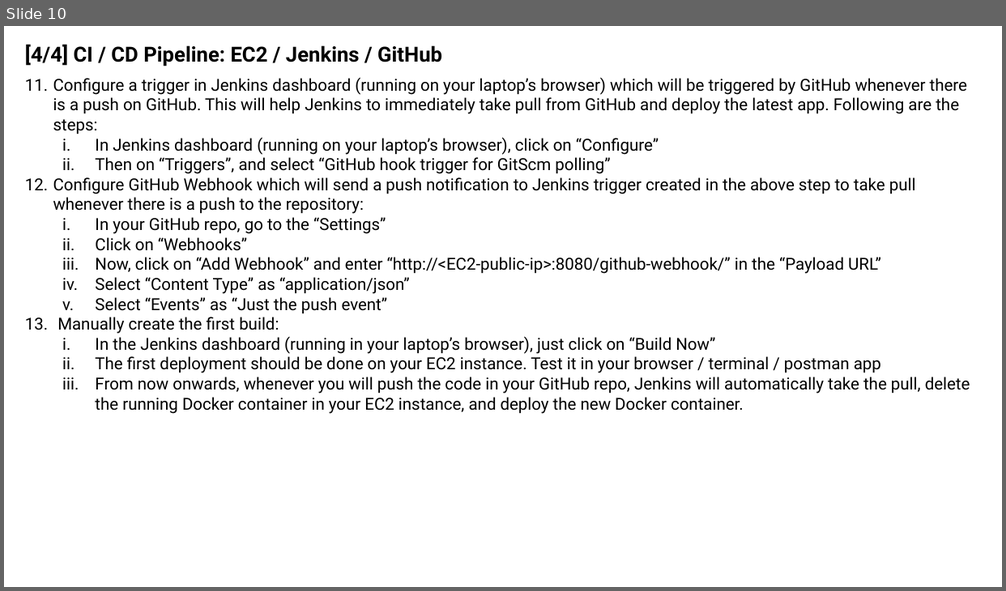
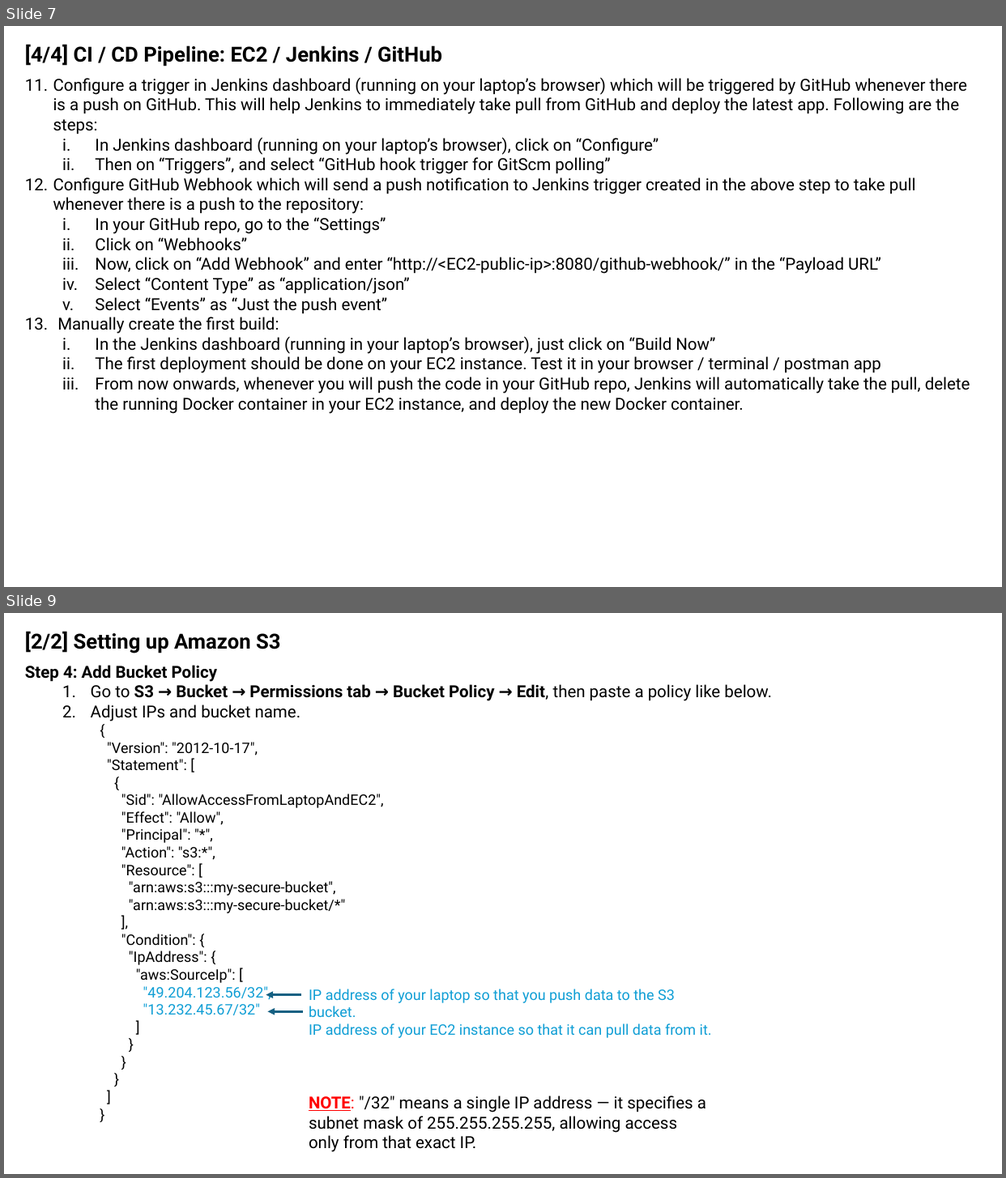
Before and after one commit to sansinghsanjay/sanjays_app, a slide deck: architecture.pptx. Shown one above the other, each under a label of ours: slide 10 before the commit, slides 7 and 9 after it; the slides between them are not shown. The pictures are 1006x591 and 1006x1178 pixels, drawn with LibreOffice and Linux fonts; fonts in the diff are those of the drawing; background and template pictures are left out. Boxes give left, top, right and bottom in pixels: in the first picture for what was removed or moved away, otherwise in the second. Text is boxed around its words. In the diff, an @@ line names an element or a change of style, - is before the commit and + after.

```diff
--- a/architecture.pptx
+++ b/architecture.pptx
@@ slide 9 added at (4, 613, 1002, 1174), background #FFFFFF @@
@@ text added at (25, 631, 281, 653), 20 pt, text #000000, bold @@
+[2/2] Setting up Amazon S3
@@ text added at (25, 665, 772, 1016), 14 pt, text #000000 @@
+Step 4: Add Bucket Policy
+  1. Go to S3 → Bucket → Permissions tab → Bucket Policy → Edit, then paste a policy like below.
+  2. Adjust IPs and bucket name.
+    {
+    "Version": "2012-10-17",
+    "Statement": [
+    {
+    "Sid": "AllowAccessFromLaptopAndEC2",
+    "Effect": "Allow",
+    "Principal": "*",
+    "Action": "s3:*",
+    "Resource": [
+    "arn:aws:s3:::my-secure-bucket",
+    "arn:aws:s3:::my-secure-bucket/*"
+    ],
+    "Condition": {
+    "IpAddress": {
+    "aws:SourceIp": [
+    "49.204.123.56/32",
+    "13.232.45.67/32"
+    ]
+    }
+    }
+    }
+    ]
+    }
@@ arrow added from (301, 995) to (266, 995), #156082 2.25 pt @@
@@ text added at (309, 989, 712, 1038), 14 pt, text #0F9ED5 @@
+IP address of your laptop so that you push data to the S3 bucket.
+IP address of your EC2 instance so that it can pull data from it.
@@ arrow added from (303, 1012) to (267, 1012), #156082 2.25 pt @@
@@ text added at (309, 1096, 706, 1152), 16 pt, text #000000 @@
+NOTE: "/32" means a single IP address — it specifies a subnet mask of 255.255.255.255, allowing access only from that exact IP.
@@ what was slide 10 is now slide 7 @@
```
Also in this commit, not shown: 7 other slides added, 13 slides removed, 3 other files.
